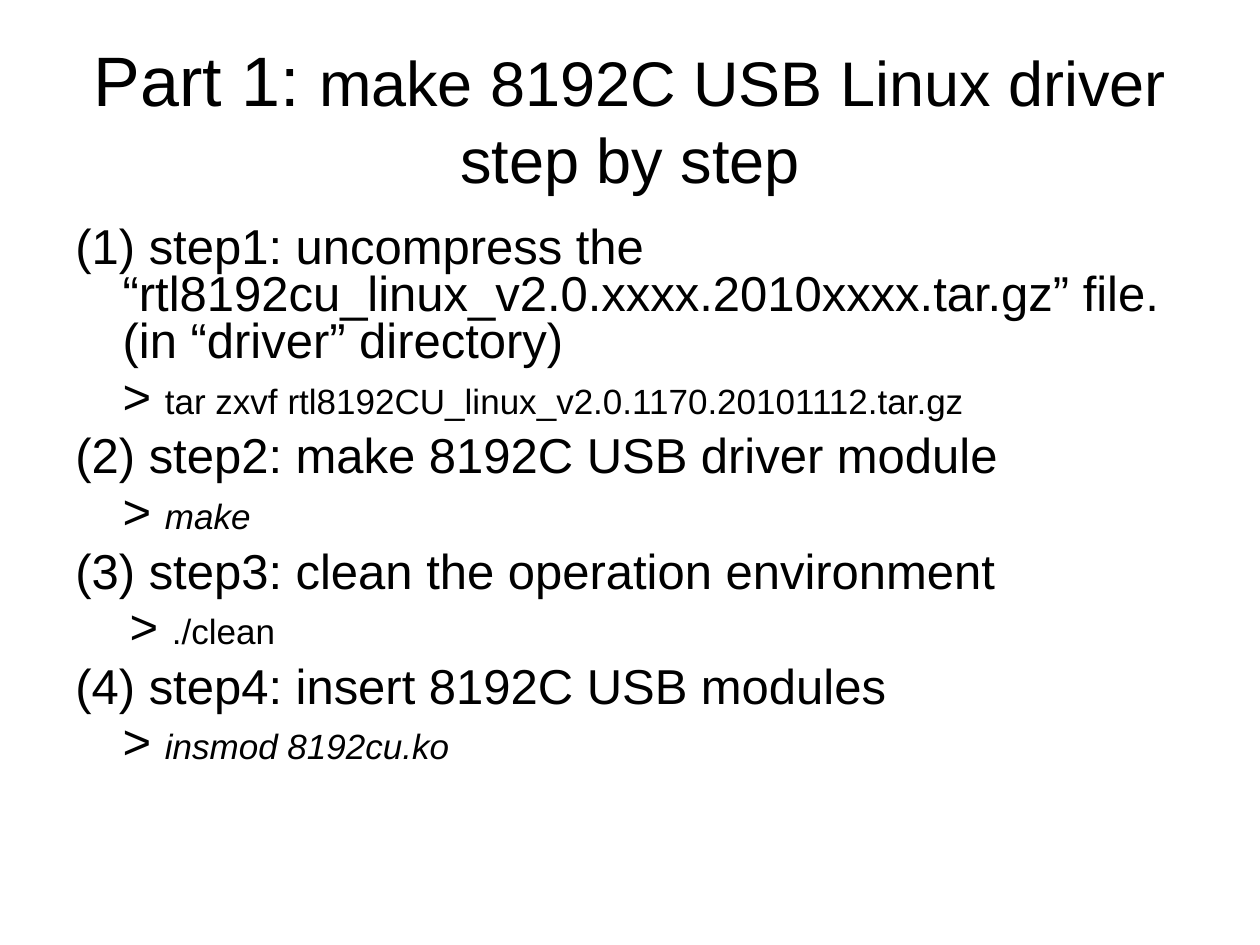
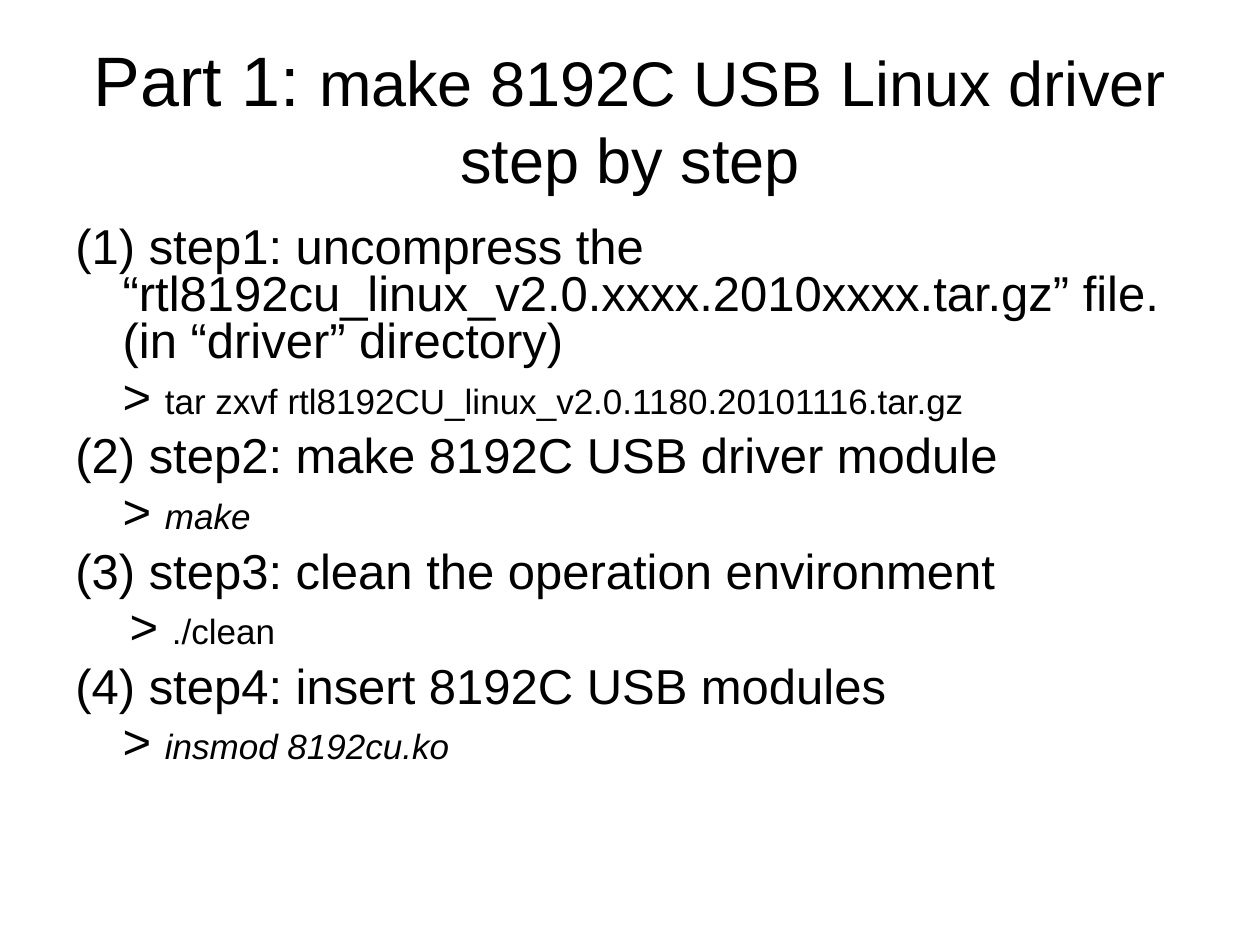
Before and after one commit to rettichschnidi/realtek-linux-RTL8188C_8192C-history, a slide deck: slide 6 of document/RTL8192C_usb_quick_installation_guide.ppt. Drawn at 1260x945 pixels with LibreOffice and Linux fonts; fonts in the diff are those of the drawing. Boxes give left, top, right and bottom in pixels: in the first picture for what was removed or moved away, otherwise in the second. Text is boxed around its words. In the diff, an @@ line names an element or a change of style, - is before the commit and + after.

```diff
--- a/document/RTL8192C_usb_quick_installation_guide.ppt
+++ b/document/RTL8192C_usb_quick_installation_guide.ppt
@@ text at box(165, 388, 964, 421): text changed @@
-> tar zxvf rtl8192CU_linux_v2.0.1170.20101112.tar.gz
+> tar zxvf rtl8192CU_linux_v2.0.1180.20101116.tar.gz
```
Also in this commit, not shown: 9 other files.
